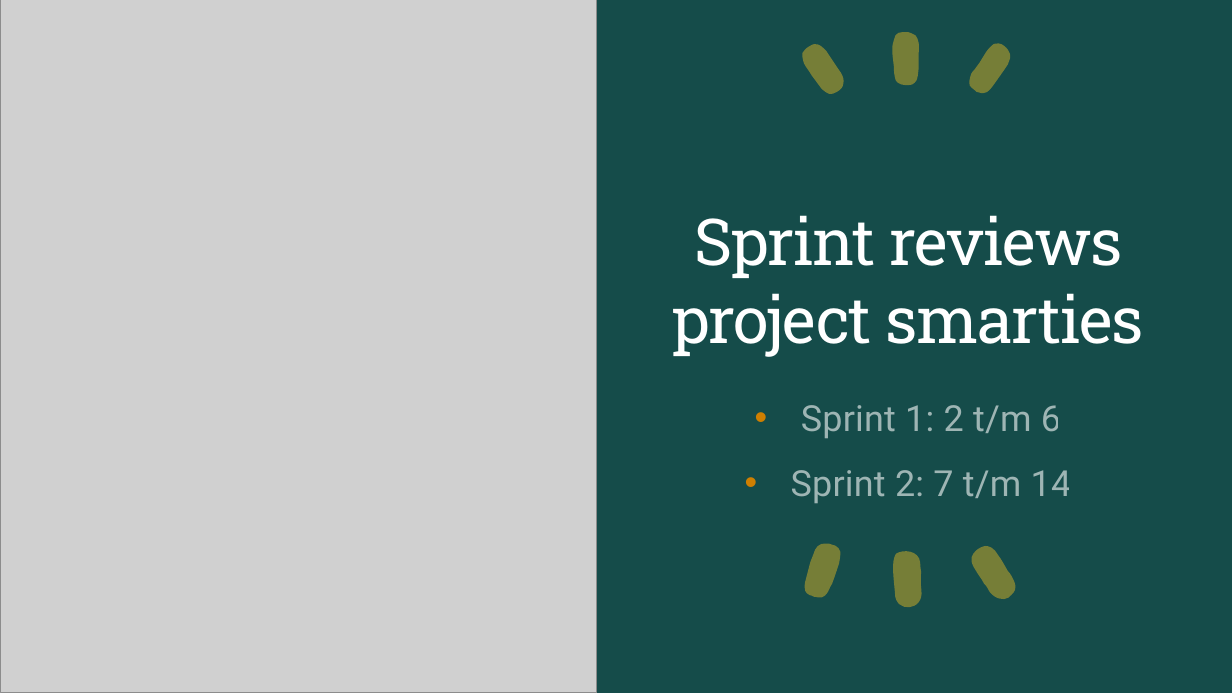
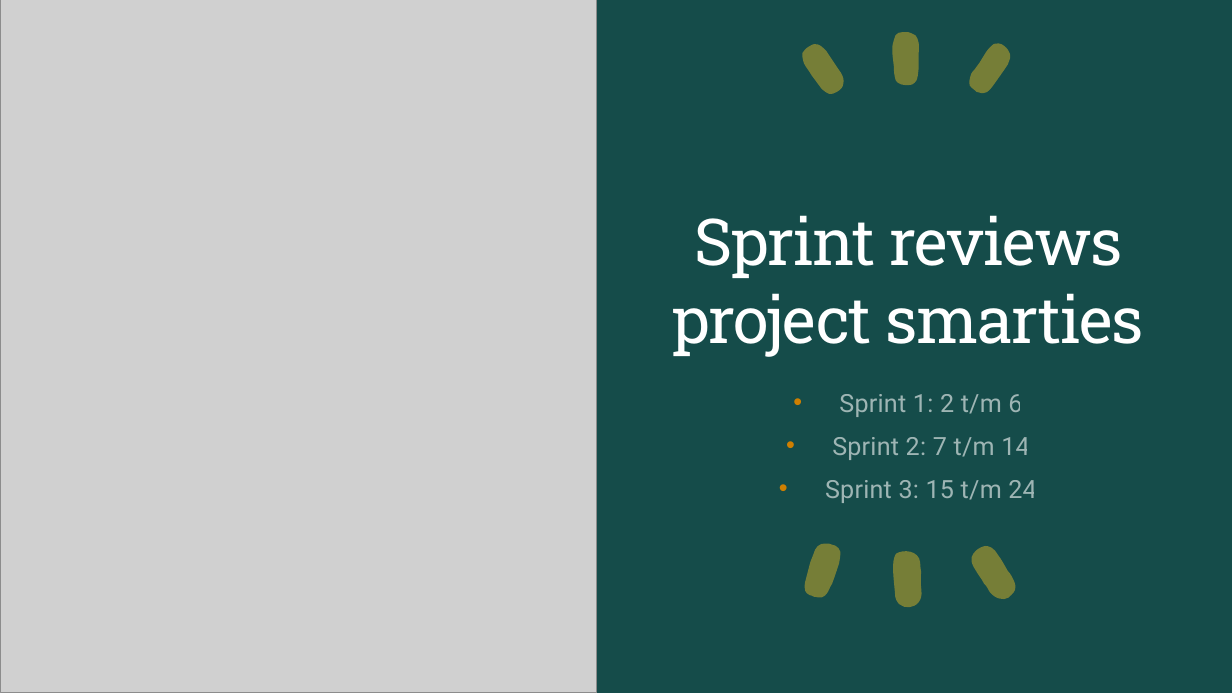
Before and after one commit to DontCloneBasil/Project-smarties, a slide deck: slide 1 of sprint review.pptx. Drawn at 1232x693 pixels with LibreOffice and Linux fonts; fonts in the diff are those of the drawing; grey boxes stand for pictures. Boxes give left, top, right and bottom in pixels: in the first picture for what was removed or moved away, otherwise in the second. Text is boxed around its words. In the diff, an @@ line names an element or a change of style, - is before the commit and + after.

```diff
--- a/sprint review.pptx
+++ b/sprint review.pptx
@@ subtitle at (832,394,1029,460): size 28 to 19.6 pt in "Sprint 1: 2 t/m 6", "Sprint 2: 7 t/m 14"; line spacing 1.2 to 1 @@
@@ subtitle at (825,480,1036,503): paragraph added @@
+• Sprint 3: 15 t/m 24
```
Also in this commit, not shown: 10 slides added, 4 other files.
